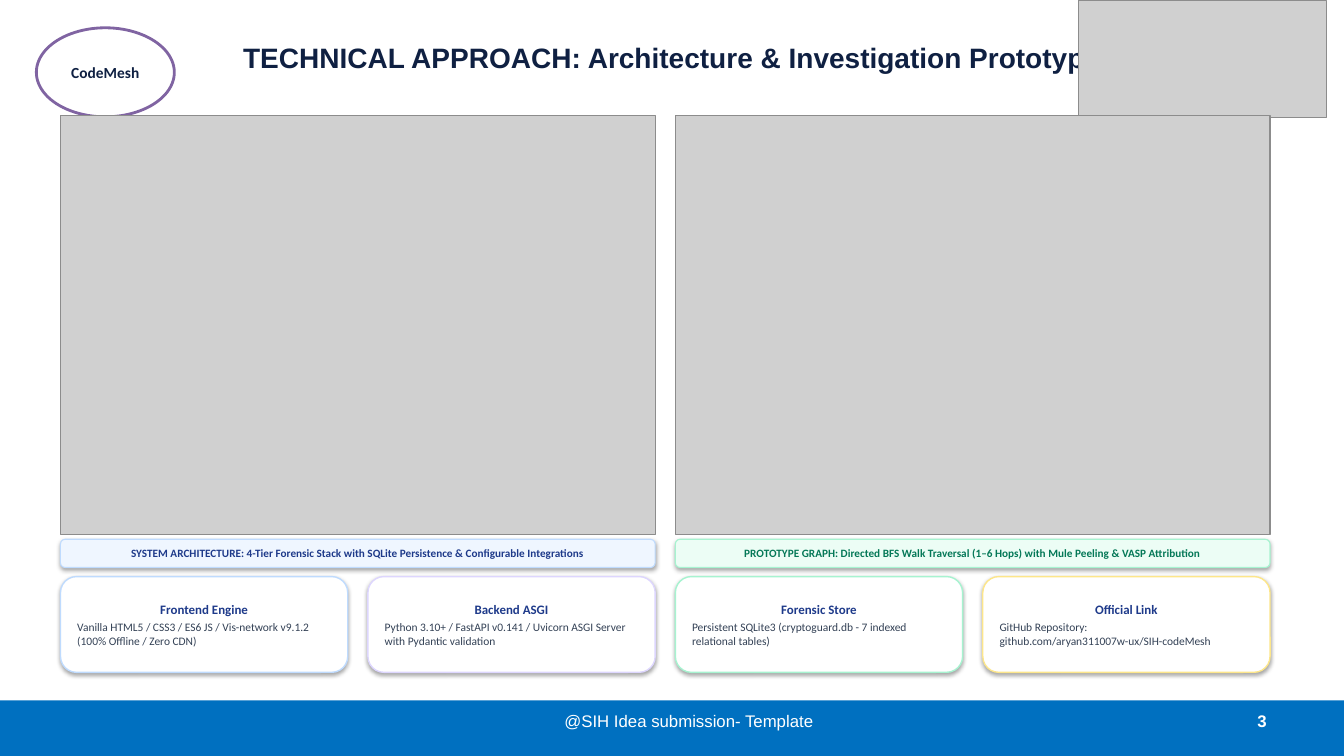
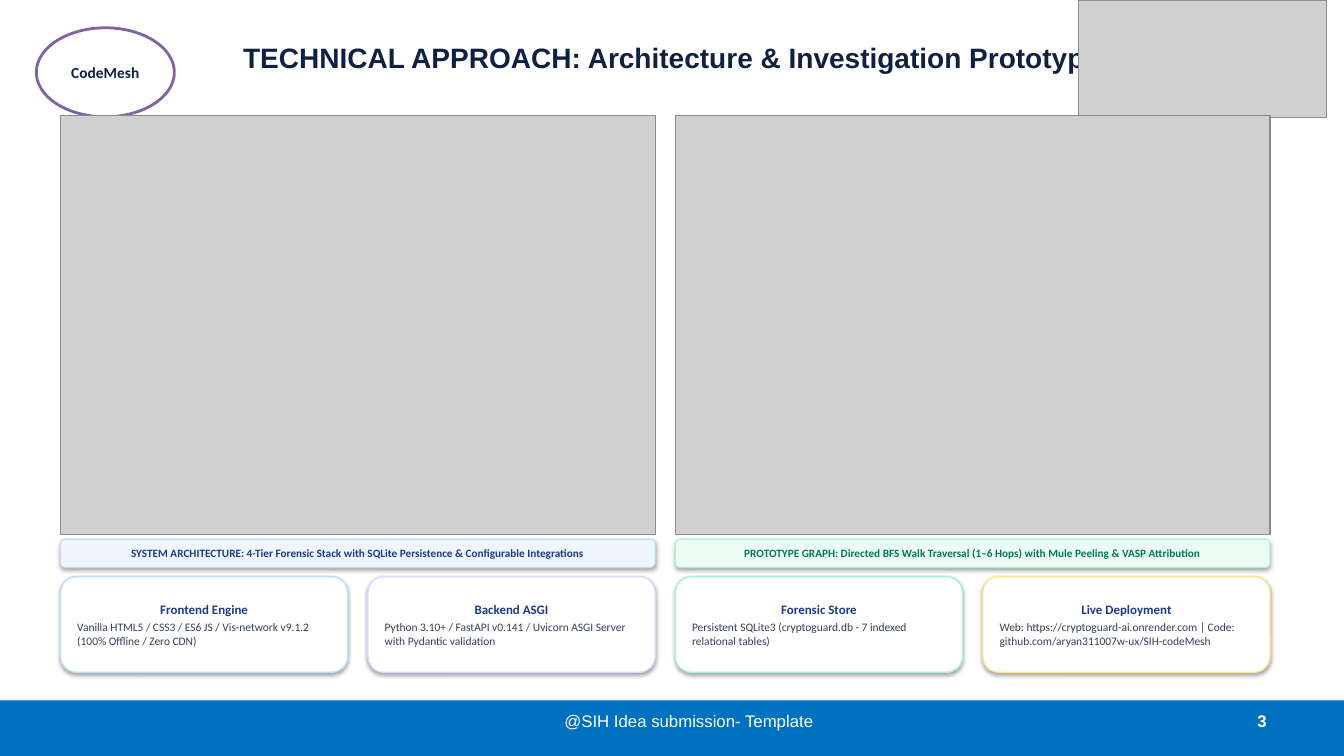
Before and after one commit to aryan311007w-ux/SIH-codeMesh, a slide deck: slide 3 of FINAL_SIH26182_CryptoGuard_AI_SIH_SUBMISSION.pptx. Drawn at 1344x756 pixels with LibreOffice and Linux fonts; fonts in the diff are those of the drawing; grey boxes stand for pictures. Boxes give left, top, right and bottom in pixels: in the first picture for what was removed or moved away, otherwise in the second. Text is boxed around its words. In the diff, an @@ line names an element or a change of style, - is before the commit and + after.

Commit message:
feat: add Render deployment blueprint and update presentation with live URL https://cryptoguard-ai.onrender.com

```diff
--- a/FINAL_SIH26182_CryptoGuard_AI_SIH_SUBMISSION.pptx
+++ b/FINAL_SIH26182_CryptoGuard_AI_SIH_SUBMISSION.pptx
@@ text in rounded rectangle at box(1000, 605, 1235, 647): text changed @@
-Official Link
-GitHub Repository: github.com/aryan311007w-ux/SIH-codeMesh
+Live Deployment
+Web: https://cryptoguard-ai.onrender.com | Code: github.com/aryan311007w-ux/SIH-codeMesh
```
Also in this commit, not shown: 1 other slide changed, 10 other files.
